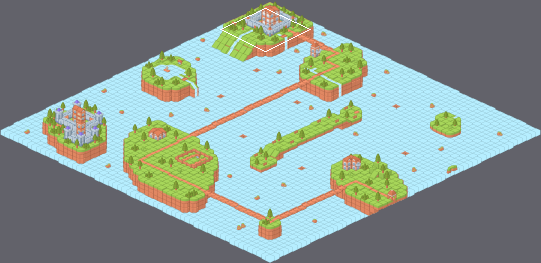
Two states of a Tiled map, assets/level/Map/islas1.tmx. Above, an overview of the earlier version with the close-up marked.
Close-up. Earlier state:
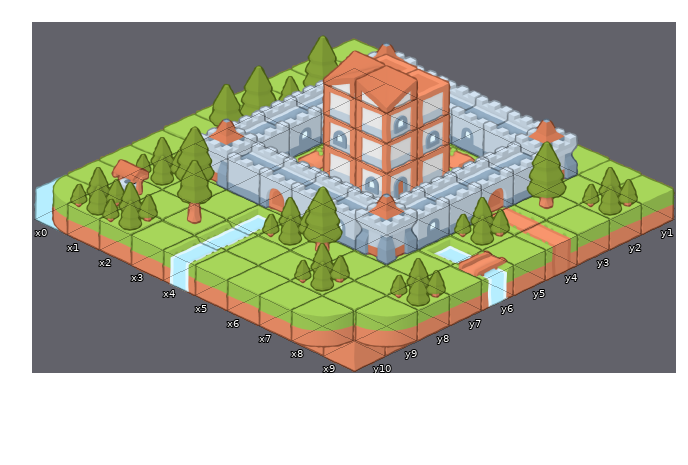
Cells are 232x110 px. Isometric: x runs down to the right, y down to the left. Shown: x 0..9, y 1..10.
After the commit:
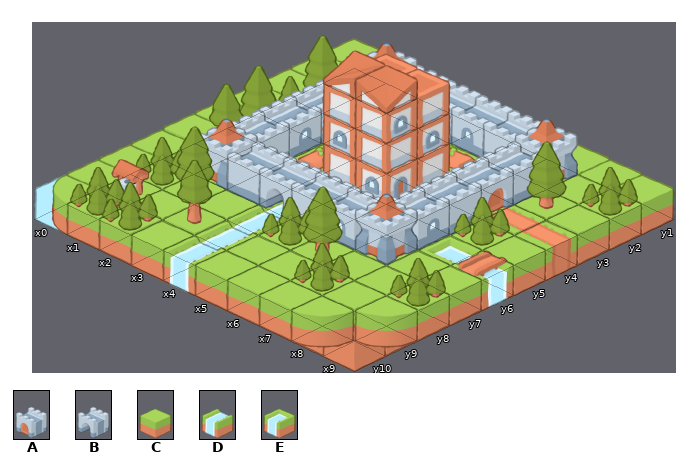
Key: from "Example": A 65 "castle_gate_E", B 69 "castle_gateOpen_E", C 112 "grass_center_N", D 153 "grass_river_E", E 177 "grass_riverEndSquare_E".
_ is an empty cell.
Changes in this commit:
Layer "3":
The author changed tile C to tile B in row 6 at x 3.
The author changed tile C to tile D in row 7 at x 4.
The author changed tile E to tile D in row 8 at x 4.
Layer "4":
The author changed tile A to tile B in row 6 at x 3.
Changed places in both close-ups, as pixel boxes (x1, y1, x2, y2):
changed: (256, 157, 322, 222)
